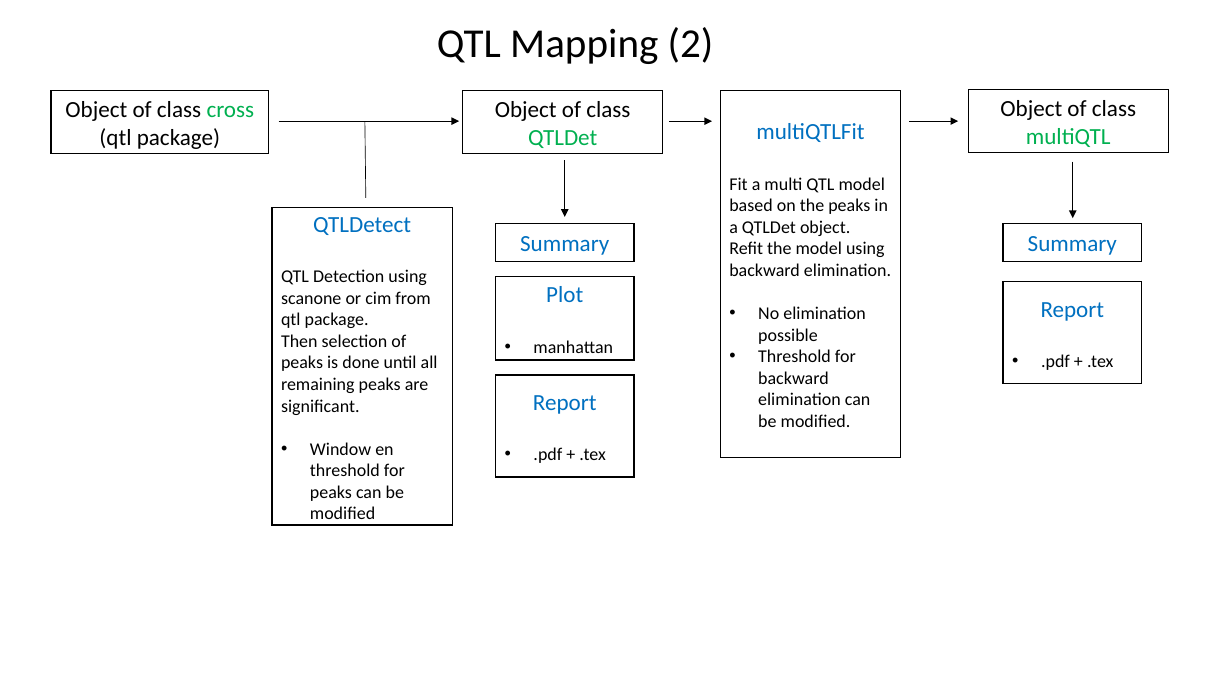
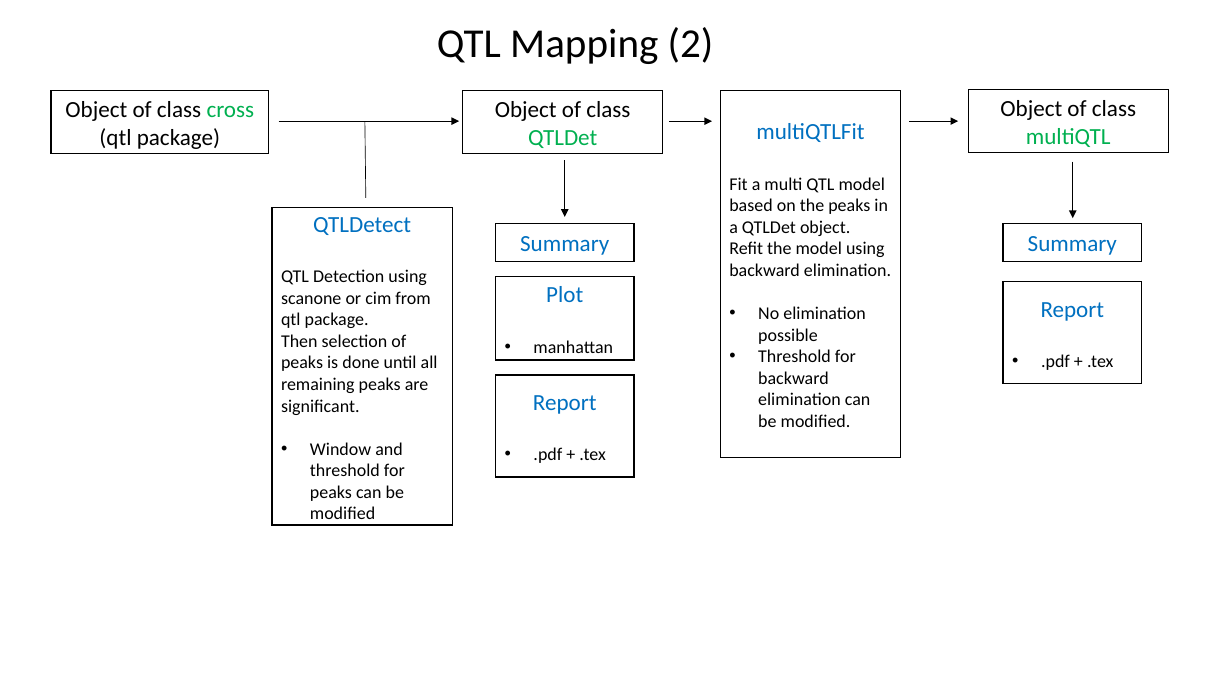
Before and after one commit to Biometris/statgenGxE, a slide deck: slide 11 of vignettes/RAP overview.pptx (slide 10 before the commit). Drawn at 1232x693 pixels with LibreOffice and Linux fonts; fonts in the diff are those of the drawing. Boxes give left, top, right and bottom in pixels: in the first picture for what was removed or moved away, otherwise in the second. Text is boxed around its words. In the diff, an @@ line names an element or a change of style, - is before the commit and + after.

```diff
--- a/vignettes/RAP overview.pptx
+++ b/vignettes/RAP overview.pptx
@@ text in rectangle at (310, 442, 405, 525): text changed @@
-• Window en threshold for peaks can be modified
+• Window and threshold for peaks can be modified
```
Also in this commit, not shown: 4 other slides changed, 1 slide added.
